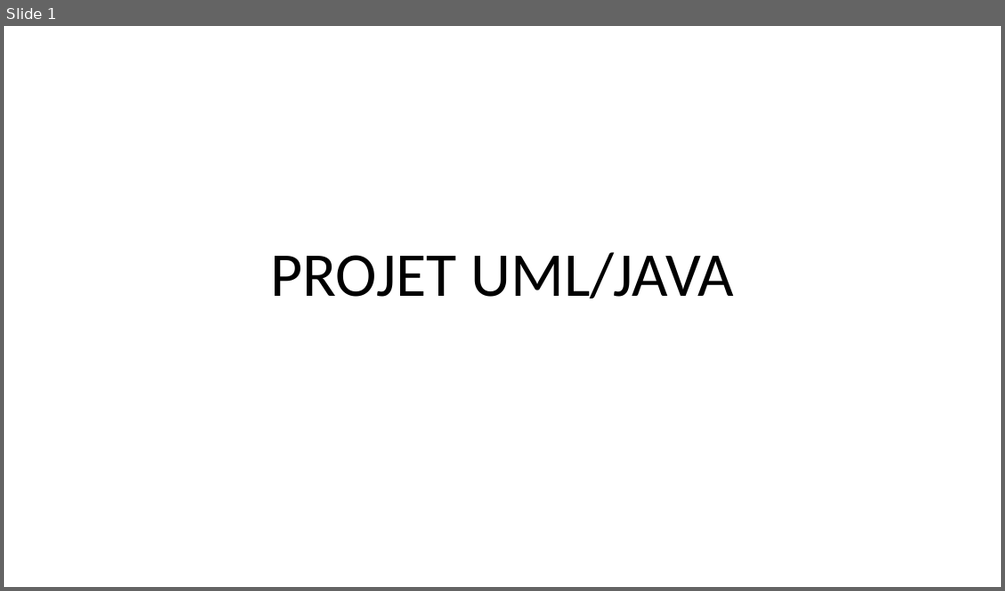
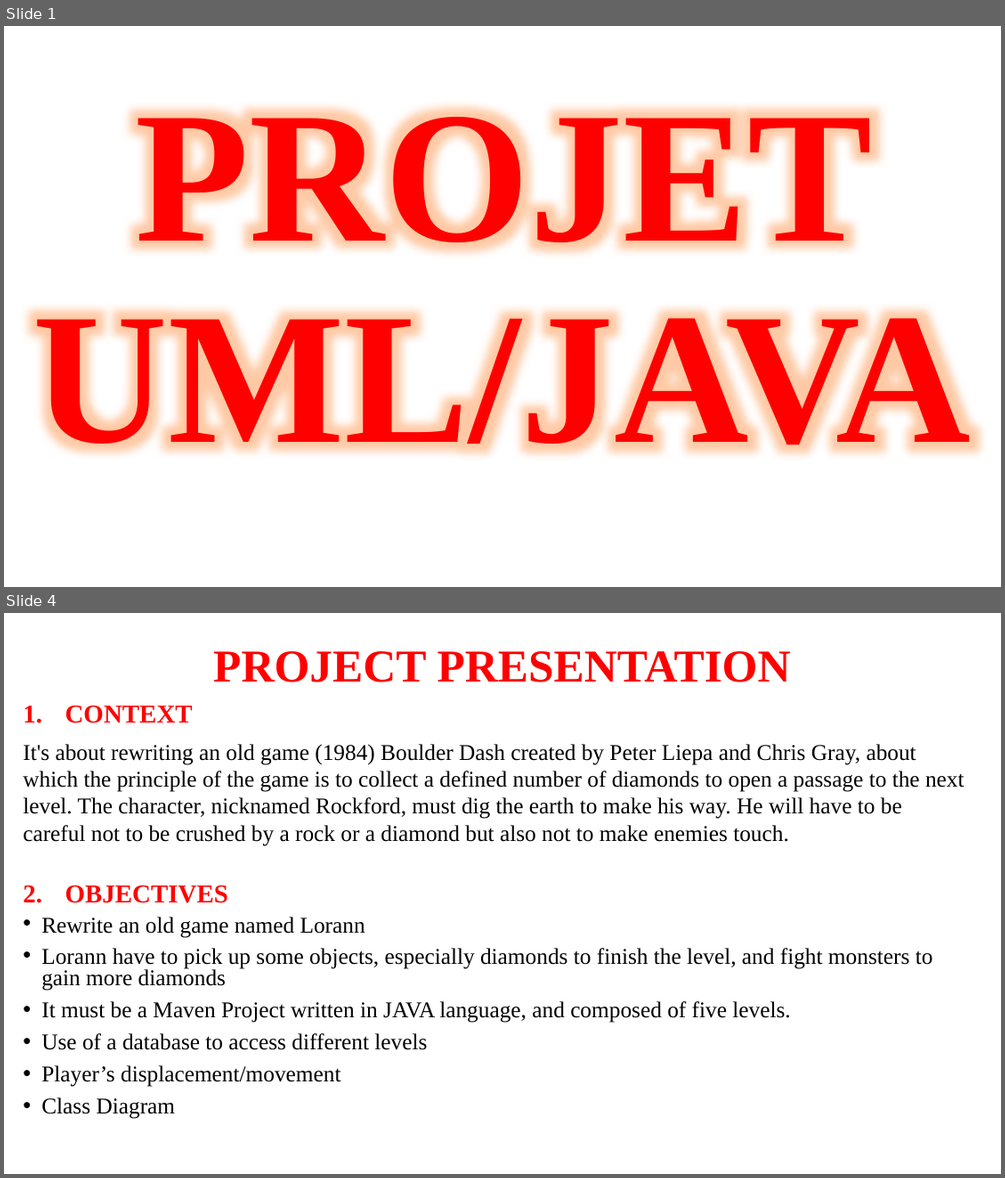
Before and after one commit to NGUESSIE-FABIOLA/BoulderDash, a slide deck: masterpom/PROJET UML.pptx. Shown one above the other, each under a label of ours: slide 1 before the commit, slides 1 and 4 after it; the slides between them are not shown. The pictures are 1005x591 and 1005x1178 pixels, drawn with LibreOffice and Linux fonts; fonts in the diff are those of the drawing. Boxes give left, top, right and bottom in pixels: in the first picture for what was removed or moved away, otherwise in the second. Text is boxed around its words. In the diff, an @@ line names an element or a change of style, - is before the commit and + after.

```diff
--- a/masterpom/PROJET UML.pptx
+++ b/masterpom/PROJET UML.pptx
@@ slide 4 added at <box>4,613,1001,1174</box>, background #FFFFFF @@
@@ title added at <box>213,651,791,682</box>, 44 pt, text #FF0000, bold @@
+PROJECT PRESENTATION
@@ text added at <box>23,706,964,1119</box>, 21.7 pt, text #000000 @@
+1. CONTEXT
+It's about rewriting an old game (1984) Boulder Dash created by Peter Liepa and Chris Gray, about which the principle of the game is to collect a defined number of diamonds to open a passage to the next level. The character, nicknamed Rockford, must dig the earth to make his way. He will have to be careful not to be crushed by a rock or a diamond but also not to make enemies touch.
+2. OBJECTIVES
+• Rewrite an old game named Lorann
+• Lorann have to pick up some objects, especially diamonds to finish the level, and fight monsters to gain more diamonds
+• It must be a Maven Project written in JAVA language, and composed of five levels.
+• Use of a database to access different levels
+• Player’s displacement/movement
+• Class Diagram
@@ slide 1 changed as well @@
@@ title "PROJET UML/JAVA": place and size @@
-title "PROJET UML/JAVA" at <box>271,252,734,298</box>
+title "PROJET UML/JAVA" at <box>33,95,971,476</box>
@@ title "PROJET UML/JAVA" at <box>33,95,971,476</box>: size 60 to 180 pt, font Calibri to Times New Roman, text colour #000000 to #FF0000, bold on @@
```
Also in this commit, not shown: 8 other slides added, 4 slides removed.
